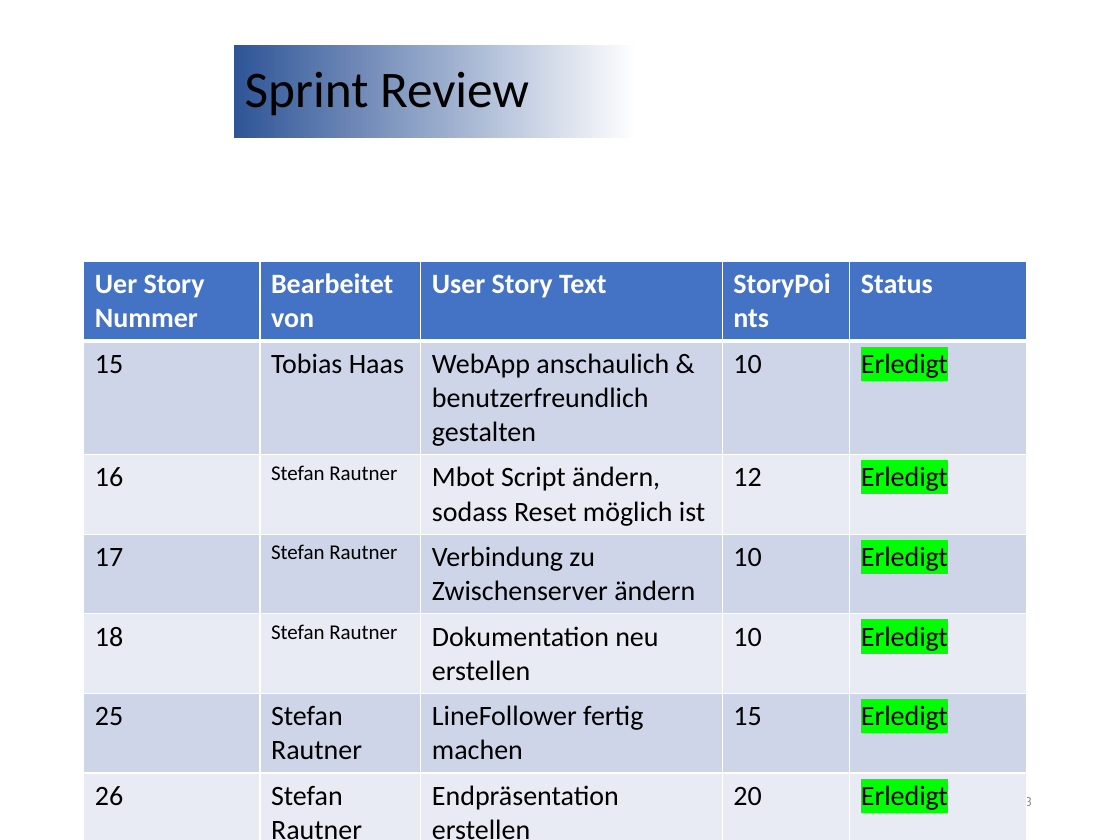
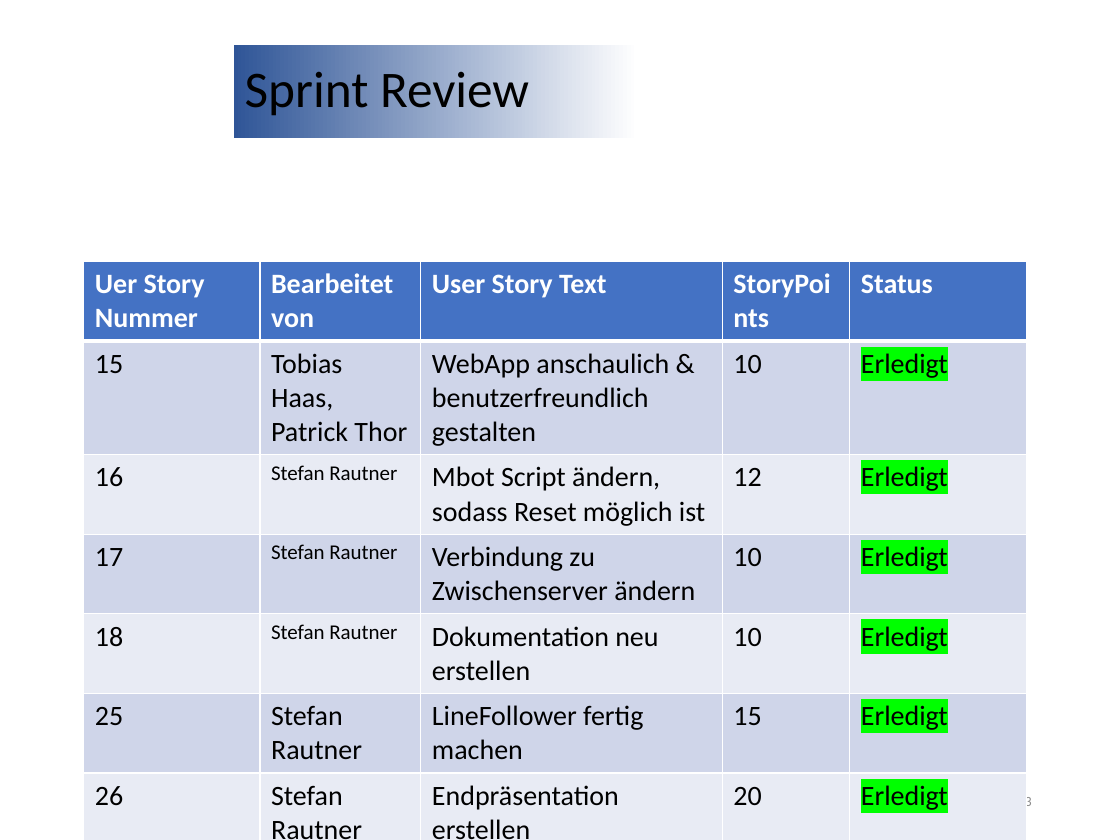
Before and after one commit to Mbot2-Group5/Dokumente, a slide deck: slide 3 of SprintReview-5.pptx. Drawn at 1120x840 pixels with LibreOffice and Linux fonts; fonts in the diff are those of the drawing; background and template pictures are left out. Boxes give left, top, right and bottom in pixels: in the first picture for what was removed or moved away, otherwise in the second. Text is boxed around its words. In the diff, an @@ line names an element or a change of style, - is before the commit and + after.

```diff
--- a/SprintReview-5.pptx
+++ b/SprintReview-5.pptx
@@ table at (84, 261, 1027, 840) @@
-row 2, column 2: Tobias Haas
+row 2, column 2: Tobias Haas, Patrick Thor
```
